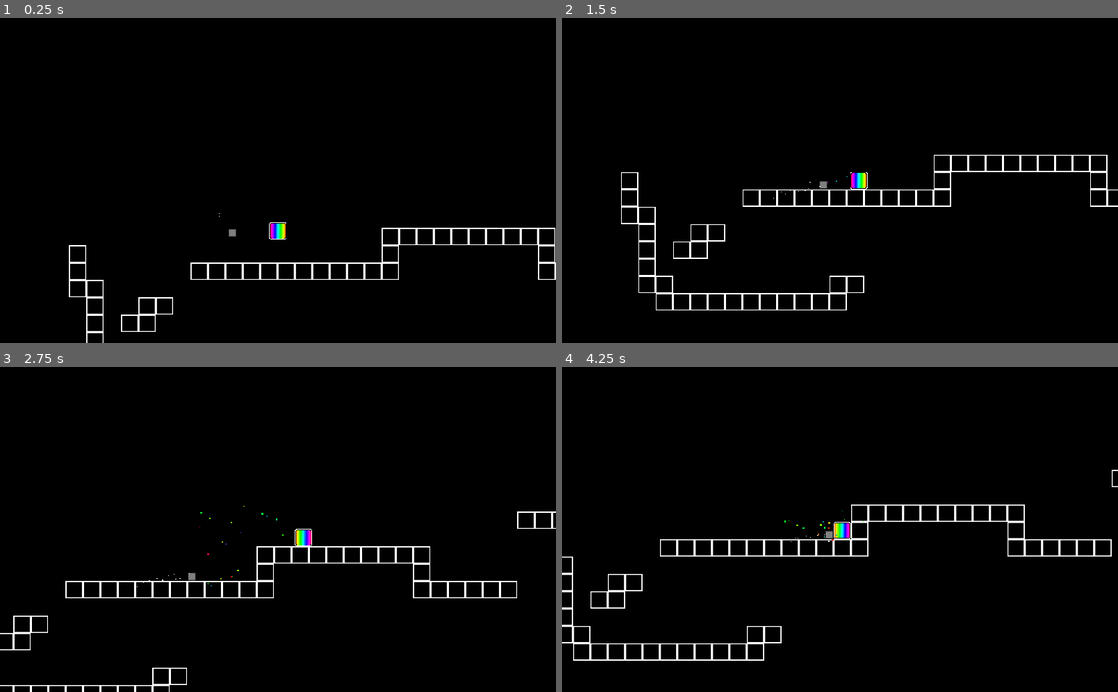
Above: before the commit, frames 1-4 (two rows, left to right).
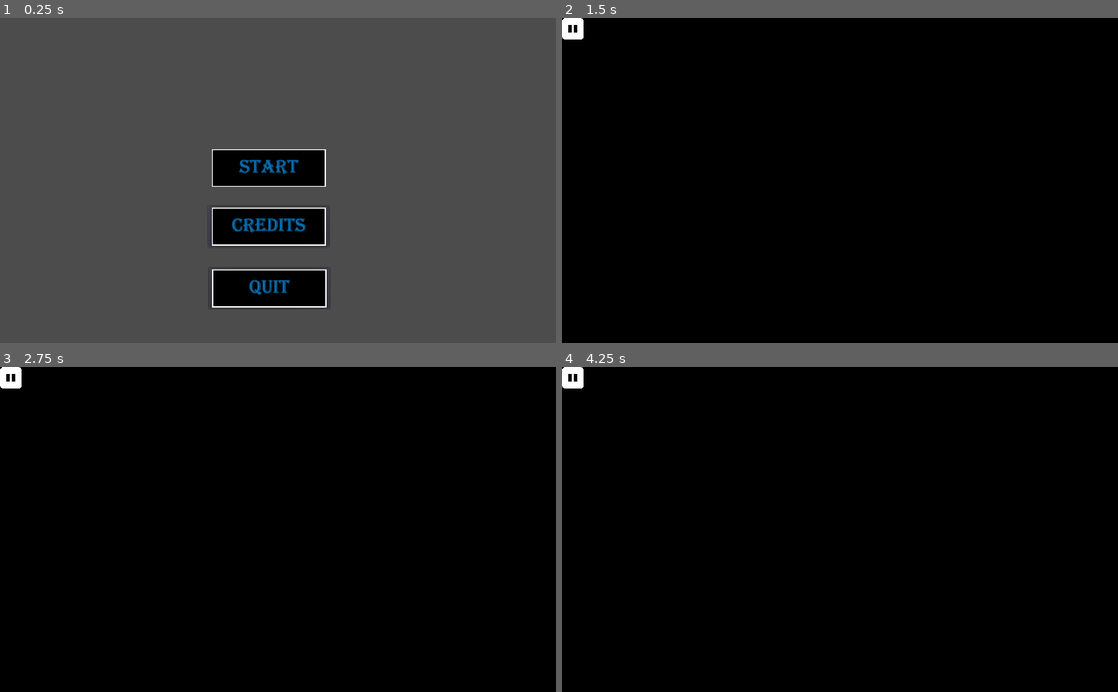
Above: after the commit, the same moments.

Repository: TheAssembler1/Fallout-Of-Color
Game: Godot game, scene res://Scenes/TitleScreen.tscn
Same seed, same stepped clock (60 frames per second), same inputs: the game is played once before the commit and once after it. Before the commit the project starts from res://Scenes/PracticeJ.tscn.
Inputs (mouse positions are in pixels of both pictures, inside the frame that each line leads up to):
- Up to frame 1 (0.25 s): no input
- Up to frame 2 (1.5 s): click (828, 226) at 0.52 s; hold D (ui_right) from 1.28 s (still down)
- Up to frame 3 (2.75 s): keep holding D (ui_right); tap W (ui_up) at 1.52, 2.27 s
- Up to frame 4 (4.25 s): release D (ui_right) at 2.78 s; hold A (ui_left) 2.78-3.53 s; hold D (ui_right) from 3.53 s (still down); tap W (ui_up) at 3.77 s

The runs differ from the first frame. In frame 1, 94% of the frame differs, in the area x 0-100%, y 0-100%; in frame 2, 2.5%; in frame 3, 2.5%; in frame 4, 2.9%.

Commit message:
Main Menu Buttons finished

Diff:
--- a/Fallout_of_Color/Scenes/Main.tscn
+++ b/Fallout_of_Color/Scenes/Main.tscn
@@ -14,3 +14,5 @@
 [node name="TileMap" type="TileMap" parent="."]
 cell_size = Vector2( 32, 32 )
 format = 1
+
+[node name="Timer" type="Timer" parent="."]
--- /dev/null
+++ b/Fallout_of_Color/Scenes/TitleScreen.tscn
@@ -0,0 +1,36 @@
+[gd_scene load_steps=5 format=2]
+
+[ext_resource path="res://Scripts/TitleScreen.gd" type="Script" id=1]
+[ext_resource path="res://Sprites/Start Button.png" type="Texture" id=2]
+[ext_resource path="res://Sprites/Credits Button.png" type="Texture" id=3]
+[ext_resource path="res://Sprites/Quit Button.png" type="Texture" id=4]
+
+[node name="TitleScreen" type="Node2D"]
+script = ExtResource( 1 )
+
+[node name="Play" type="Button" parent="."]
+margin_left = 384.0
+margin_top = 239.0
+margin_right = 606.0
+margin_bottom = 315.0
+custom_colors/font_color = Color( 0, 0, 0, 1 )
+icon = ExtResource( 2 )
+flat = true
+
+[node name="Credits" type="Button" parent="."]
+margin_left = 383.625
+margin_top = 346.895
+margin_right = 605.625
+margin_bottom = 422.895
+icon = ExtResource( 3 )
+
+[node name="Quit" type="Button" parent="."]
+margin_left = 384.986
+margin_top = 461.167
+margin_right = 606.986
+margin_bottom = 537.167
+icon = ExtResource( 4 )
+
+[connection signal="button_up" from="Play" to="." method="_on_Play_button_up"]
+[connection signal="button_up" from="Credits" to="." method="_on_Credits_button_up"]
+[connection signal="button_up" from="Quit" to="." method="_on_Quit_button_up"]
--- a/Fallout_of_Color/Scripts/GameController.gd
+++ b/Fallout_of_Color/Scripts/GameController.gd
@@ -7,7 +7,6 @@
 # Called when the node enters the scene tree for the first time.
 func _ready():
 	$Timer.wait_time = 30;
-
 	pass # Replace with function body.
 
 
--- /dev/null
+++ b/Fallout_of_Color/Scripts/TitleScreen.gd
@@ -0,0 +1,28 @@
+extends Node2D
+
+# Declare member variables here. Examples:
+# var a = 2
+# var b = "text"
+
+# Called when the node enters the scene tree for the first time.
+func _ready():
+	pass # Replace with function body.
+
+# Called every frame. 'delta' is the elapsed time since the previous frame.
+#func _process(delta):
+#	pass
+
+
+func _on_Play_button_up():
+	get_tree().change_scene("res://Scenes/Main.tscn")
+	pass # Replace with function body.
+
+
+func _on_Credits_button_up():
+	get_tree().change_scene("res://Scenes/Main.tscn")
+	pass # Replace with function body.
+
+
+func _on_Quit_button_up():
+	get_tree().quit()
+	pass # Replace with function body.
--- a/Fallout_of_Color/project.godot
+++ b/Fallout_of_Color/project.godot
@@ -16,7 +16,7 @@
 [application]
 
 config/name="Fallout_of_Color"
-run/main_scene="res://Scenes/PracticeJ.tscn"
+run/main_scene="res://Scenes/TitleScreen.tscn"
 config/icon="res://icon.png"
 
 [display]
Binary file added: Fallout_of_Color/Sprites/Credits Button.png
Not shown, added: Fallout_of_Color/Sprites/Credits Button.png.import
Binary file added: Fallout_of_Color/Sprites/Quit Button.png
Not shown, added: Fallout_of_Color/Sprites/Quit Button.png.import
Binary file added: Fallout_of_Color/Sprites/Start Button.png
Not shown, added: Fallout_of_Color/Sprites/Start Button.png.import
